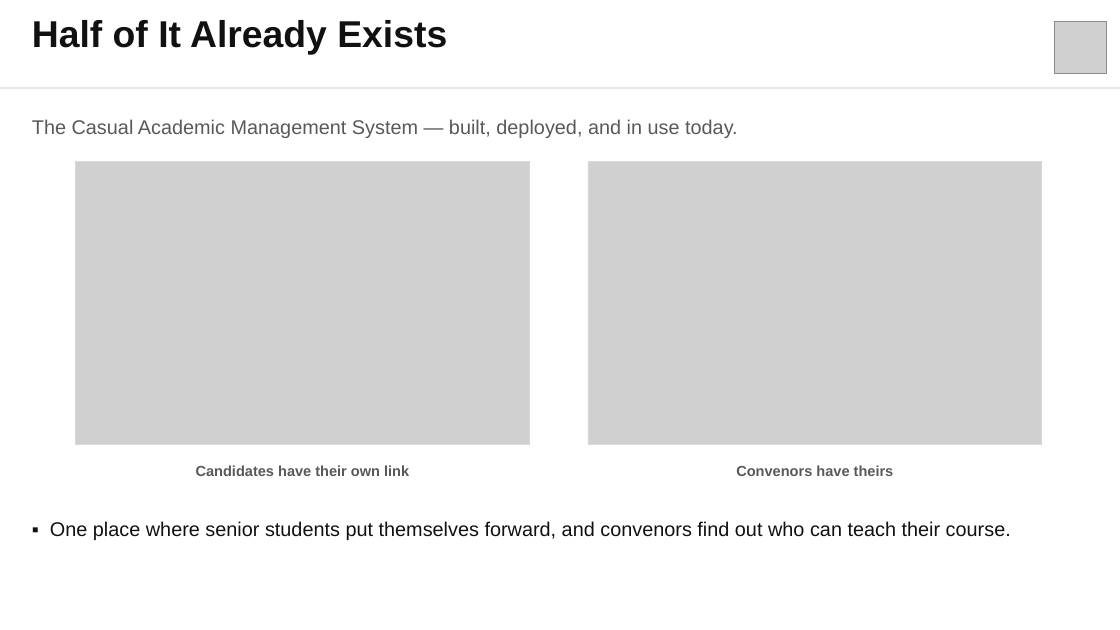
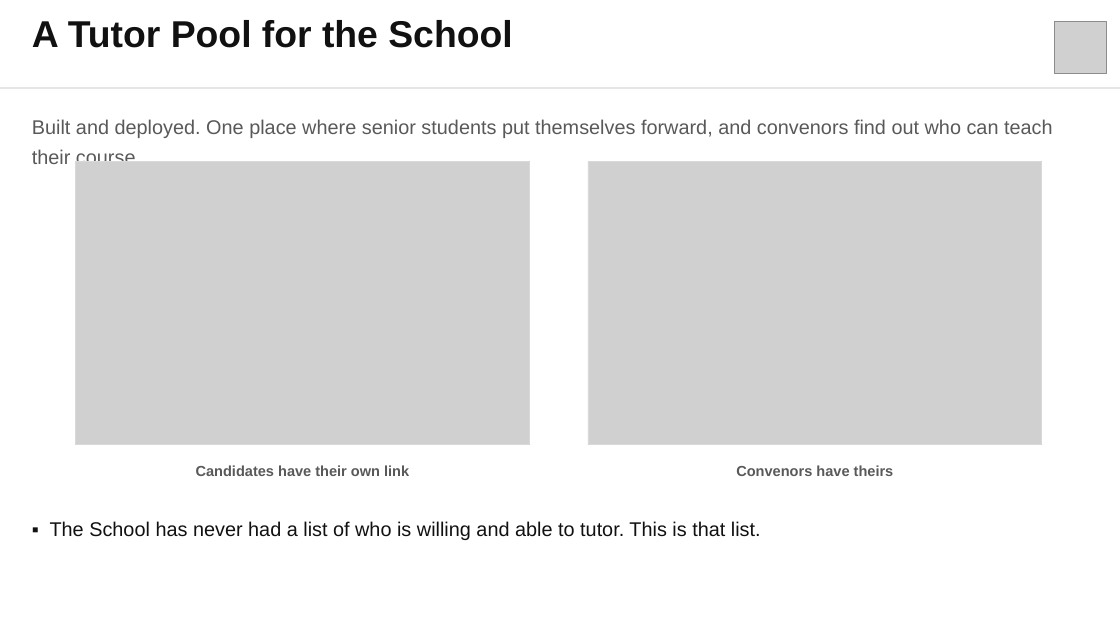
Before and after one commit to WWEISONG/griffith-ict-casual-academic, a slide deck: slide 3 of docs/tutor-program/HoS-briefing.pptx (slide 5 before the commit). Drawn at 1120x630 pixels with LibreOffice and Linux fonts; fonts in the diff are those of the drawing; grey boxes stand for pictures. Boxes give left, top, right and bottom in pixels: in the first picture for what was removed or moved away, otherwise in the second. Text is boxed around its words. In the diff, an @@ line names an element or a change of style, - is before the commit and + after.

```diff
--- a/docs/tutor-program/HoS-briefing.pptx
+++ b/docs/tutor-program/HoS-briefing.pptx
@@ text at bbox=[32, 20, 512, 48]: text changed @@
-Half of It Already Exists
+A Tutor Pool for the School
@@ text at bbox=[32, 119, 1053, 164]: text changed @@
-The Casual Academic Management System — built, deployed, and in use today.
+Built and deployed. One place where senior students put themselves forward, and convenors find out who can teach their course.
@@ text at bbox=[50, 521, 761, 540]: text changed @@
-▪ One place where senior students put themselves forward, and convenors find out who can teach their course.
+▪ The School has never had a list of who is willing and able to tutor. This is that list.
```
Also in this commit, not shown: 1 other slide changed, 2 slides added, 6 slides removed, 1 other file.
